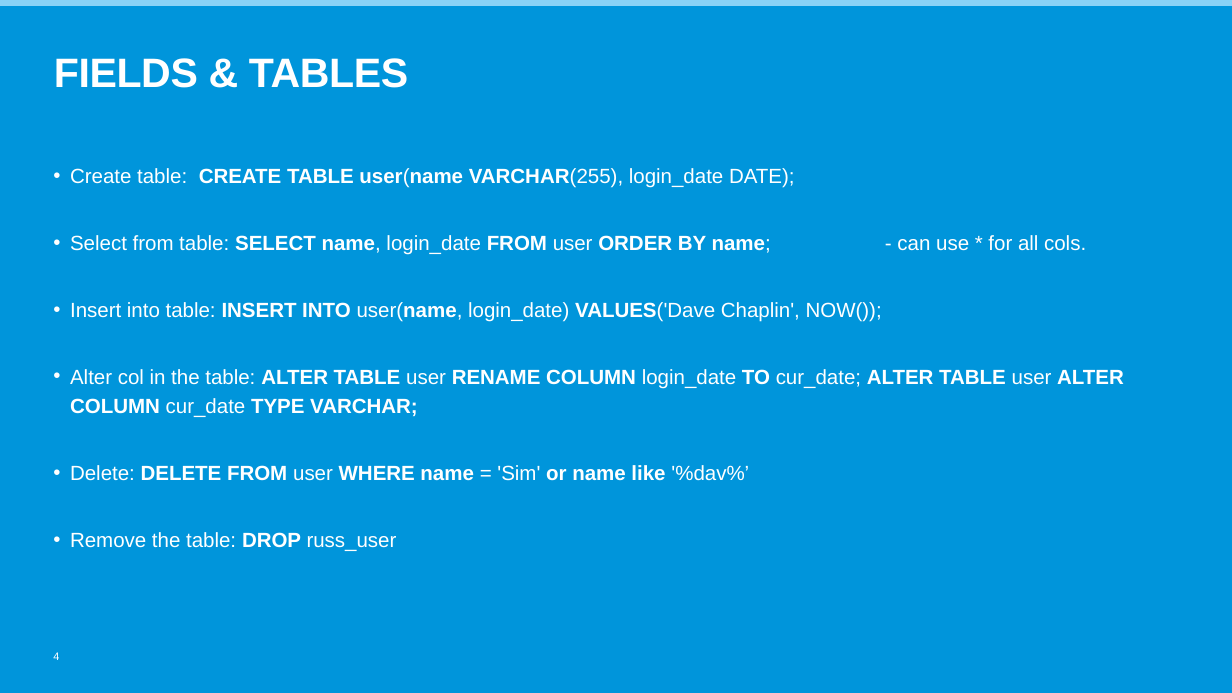
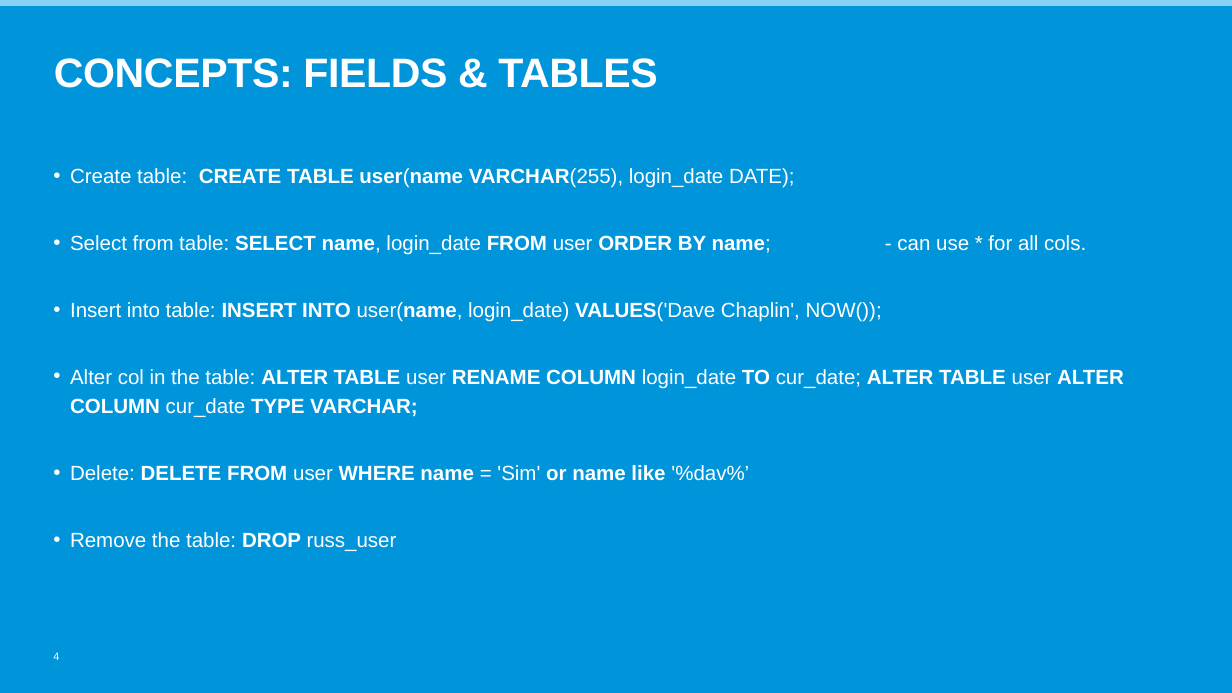
Before and after one commit to russellkgw/grad_sql, a slide deck: slide 4 of PowerpointTemplate_2017.pptx. Drawn at 1232x693 pixels with LibreOffice and Linux fonts; fonts in the diff are those of the drawing; background and template pictures are left out. Boxes give left, top, right and bottom in pixels: in the first picture for what was removed or moved away, otherwise in the second. Text is boxed around its words. In the diff, an @@ line names an element or a change of style, - is before the commit and + after.

```diff
--- a/PowerpointTemplate_2017.pptx
+++ b/PowerpointTemplate_2017.pptx
@@ title at <box>54,58,657,88</box>: text changed @@
-FIELDS & TABLES
+CONCEPTS: FIELDS & TABLES
```
Also in this commit, not shown: 3 other slides changed.
